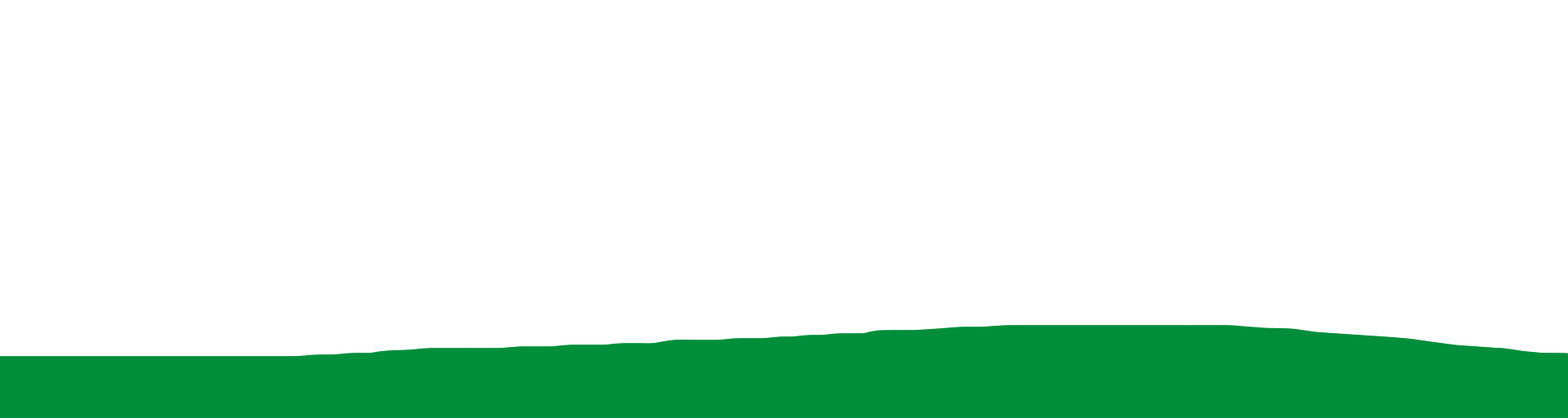
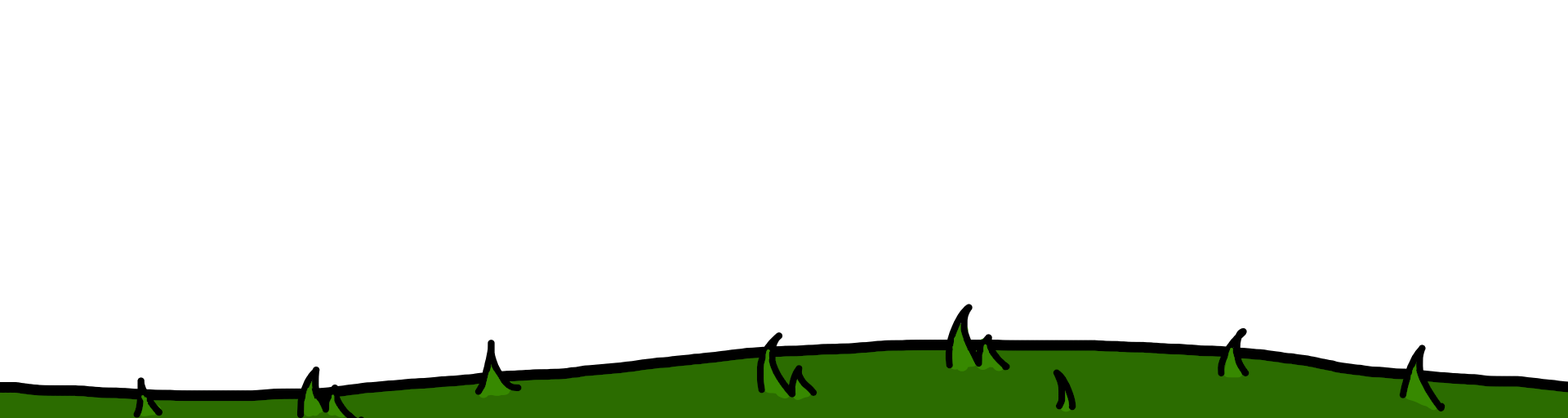
Revision of a layered 1568x418 image; what changed, layer by layer:
added layer "Background" above "Paint Layer 1" over [0, 303, 1568, 418]
painted on "Paint Layer 1" over [0, 313, 1568, 418]
